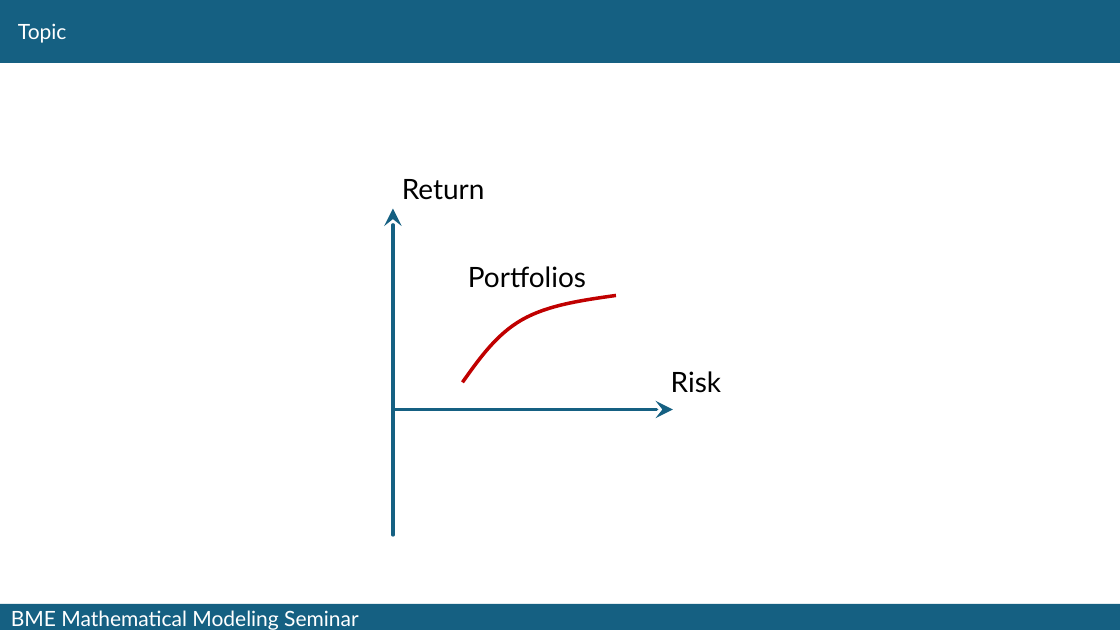
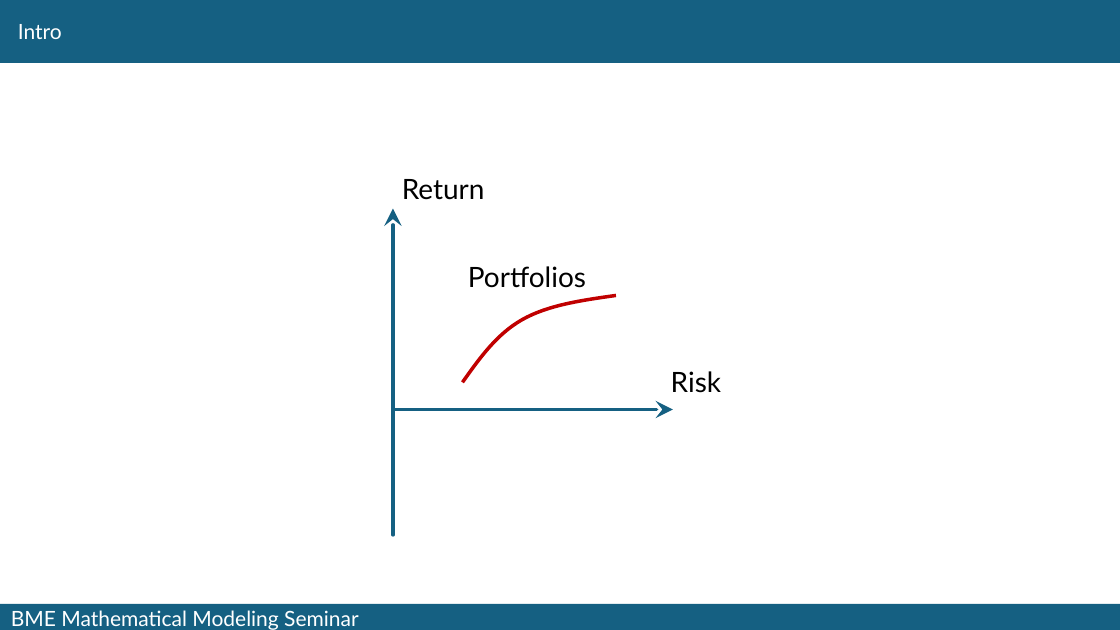
Before and after one commit to fij/btup, a slide deck: slide 2 of MMS_2024_09_10/Farkas_2024_09_10.pptx (slide 4 before the commit). Drawn at 1120x630 pixels with LibreOffice and Linux fonts; fonts in the diff are those of the drawing. Boxes give left, top, right and bottom in pixels: in the first picture for what was removed or moved away, otherwise in the second. Text is boxed around its words. In the diff, an @@ line names an element or a change of style, - is before the commit and + after.

Commit message:
ppt slides 1-3 updated

```diff
--- a/MMS_2024_09_10/Farkas_2024_09_10.pptx
+++ b/MMS_2024_09_10/Farkas_2024_09_10.pptx
@@ text at (18, 24, 62, 39): text changed @@
-Topic
+Intro
```
Also in this commit, not shown: 2 other slides changed, 2 slides removed.
